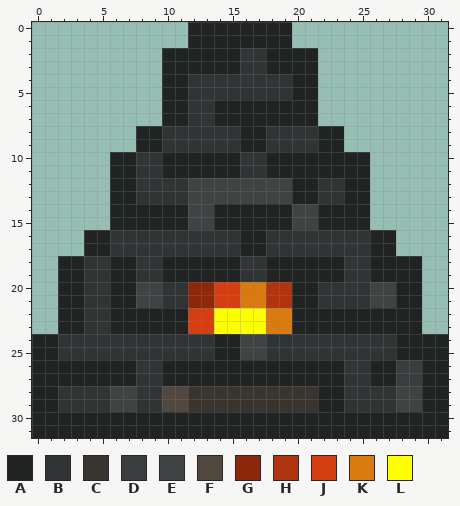
Pixel-art sprite, stored at public/images/ui/inventory/inv_smelter.png. Above, as it was before the edit.
The file is 32x32 pixels. Colours within 5 levels of each other are drawn and written as one.
Palette (. is transparent): A #212222  B #303434  C #39342e  D #3a3d3d  E #404343  F #50483f  G #8c290c  H #b0340f  J #d33e12  K #da7b12  L #ffff04
Pixels before, first column x 0:
 0 ............AAAAAAAA............
 1 ............AAAAAAAA............
 2 ..........AAAAAABBAAAA..........
 3 ..........AAAAAABBAAAA..........
 4 ..........AABBBBBBBBAA..........
 5 ..........AABBBBBBBBAA..........
 6 ..........AABBAAAAAAAA..........
 7 ..........AABBAAAAAAAA..........
 8 ........AABBBBBBAABBBBAA........
 9 ........AABBBBBBAABBBBAA........
10 ......AABBAAAAAABBAAAAAAAA......
11 ......AABBAAAAAABBAAAAAAAA......
12 ......AABBBBEEEEEEEEAABBAA......
13 ......AABBBBEEEEEEEEAABBAA......
14 ......AAAAAAEEAAAAAAEEAAAA......
15 ......AAAAAAEEAAAAAAEEAAAA......
16 ....AABBBBBBBBBBAABBBBBBBBAA....
17 ....AABBBBBBBBBBAABBBBBBBBAA....
18 ..AABBAABBAAAAAABBAAAAAABBAAAA..
19 ..AABBAABBAAAAAABBAAAAAABBAAAA..
20 ..AABBAAEEBBGGJJKKHHAABBBBEEAA..
21 ..AABBAAEEBBGGJJKKHHAABBBBEEAA..
22 ..AABBAAAAAAJJLLLLKKAAAAAAAAAA..
23 ..AABBAAAAAAJJLLLLKKAAAAAAAAAA..
24 AABBBBBBBBBBBBAAEEBBBBBBBBBBAAAA
25 AABBBBBBBBBBBBAAEEBBBBBBBBBBAAAA
26 AAAAAAAABBAAAAAAAAAAAAAABBAADDAA
27 AAAAAAAABBAAAAAAAAAAAAAABBAADDAA
28 AABBBBEEBBFFCCCCCCCCCCAABBBBEEAA
29 AABBBBEEBBFFCCCCCCCCCCAABBBBEEAA
30 AAAAAAAAAAAAAAAAAAAAAAAAAAAAAAAA
31 AAAAAAAAAAAAAAAAAAAAAAAAAAAAAAAA
The same view after the edit:
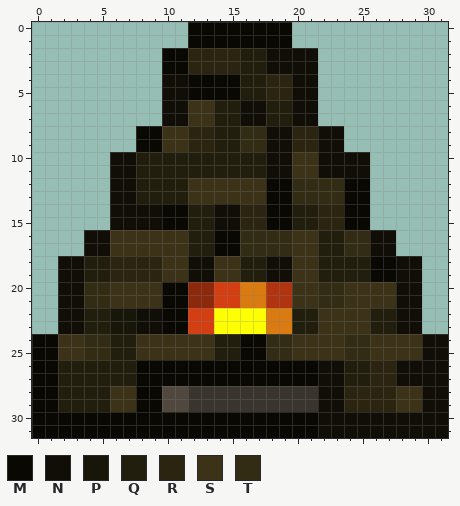
Colours new in this view: M #090803  N #100e06  P #181509  Q #221e0e  R #2b2410  S #3b3218  T #322c15
Change:
Changed rows in their new state; - is an unchanged pixel.
first column x 0:
 0 ------------MMMMMMMM------------
 1 ------------MMMMMMMM------------
 2 ----------MMRRRRQQNNNN----------
 3 ----------MMRRRRQQNNNN----------
 4 ----------NNMMMMQQRRNN----------
 5 ----------NNMMMMQQRRNN----------
 6 ----------NNSSQQNNQQNN----------
 7 ----------NNSSQQNNQQNN----------
 8 --------MMSSRRQQTTNNRRNN--------
 9 --------MMSSRRQQTTNNRRNN--------
10 ------NNQQQQQQQQQQNNSSNNNN------
11 ------NNQQQQQQQQQQNNSSNNNN------
12 ------NNQQQQSSSSSSMMTTTTMM------
13 ------NNQQQQSSSSSSMMTTTTMM------
14 ------NNNNMMQQNNRRMMQQRRMM------
15 ------NNNNMMQQNNRRMMQQRRMM------
16 ----NNSSSSSSQQMMTTTTSSQQTTNN----
17 ----NNSSSSSSQQMMTTTTSSQQTTNN----
18 --NNQQRRRRSSNNSSQQNNSSQQQQMMNN--
19 --NNQQRRRRSSNNSSQQNNSSQQQQMMNN--
20 --NNTTSSSSMM--------SSTTSSSSNN--
21 --NNTTSSSSMM--------SSTTSSSSNN--
22 --NNQQPPNNMM--------QQSSSSQQNN--
23 --NNQQPPNNMM--------QQSSSSQQNN--
24 MMSSTTQQSSSSSSQQMMTTSSSSTTSSSSNN
25 MMSSTTQQSSSSSSQQMMTTSSSSTTSSSSNN
26 MMQQQQQQMMMMMMMMMMMMMMNNQQRRNNNN
27 MMQQQQQQMMMMMMMMMMMMMMNNQQRRNNNN
28 MMQQQQSSMM------------NNRRRRSSNN
29 MMQQQQSSMM------------NNRRRRSSNN
30 MMMMMMMMMMMMMMMMMMMMMMNNNNNNNNNN
31 MMMMMMMMMMMMMMMMMMMMMMNNNNNNNNNN
Where, in picture pixels (left, top, right, bottom), the same in both pictures:
changed: (32, 22, 448, 438)
